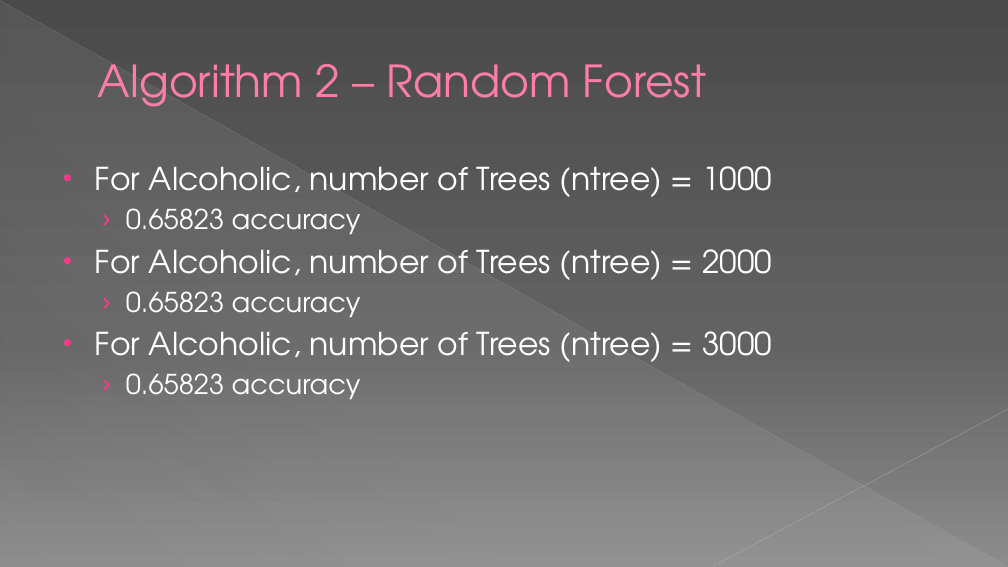
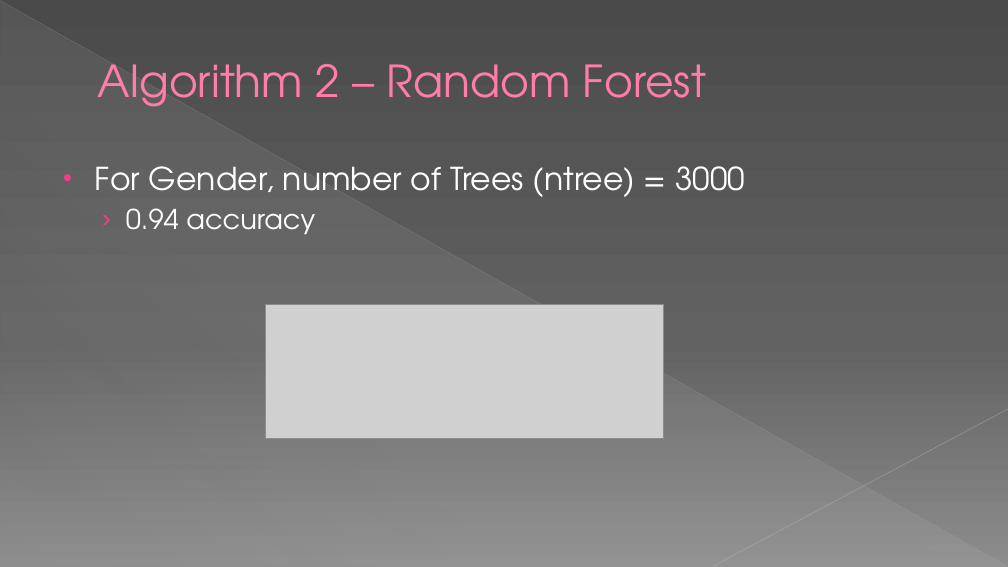
Before and after one commit to dhavalaM/CS513-Project, a slide deck: slide 13 of Presentation_YPS.pptx (slide 11 before the commit). Drawn at 1008x567 pixels with LibreOffice and Linux fonts; fonts in the diff are those of the drawing; grey boxes stand for pictures. Boxes give left, top, right and bottom in pixels: in the first picture for what was removed or moved away, otherwise in the second. Text is boxed around its words. In the diff, an @@ line names an element or a change of style, - is before the commit and + after.

```diff
--- a/Presentation_YPS.pptx
+++ b/Presentation_YPS.pptx
@@ text at box(95, 166, 745, 234): text changed @@
-• For Alcoholic, number of Trees (ntree) = 1000
-  › 0.65823 accuracy
-• For Alcoholic, number of Trees (ntree) = 2000
-  › 0.65823 accuracy
-• For Alcoholic, number of Trees (ntree) = 3000
-  › 0.65823 accuracy
+• For Gender, number of Trees (ntree) = 3000
+  › 0.94 accuracy
@@ picture added at box(266, 304, 664, 438) @@
```
Also in this commit, not shown: 4 other slides changed, 11 slides added.
